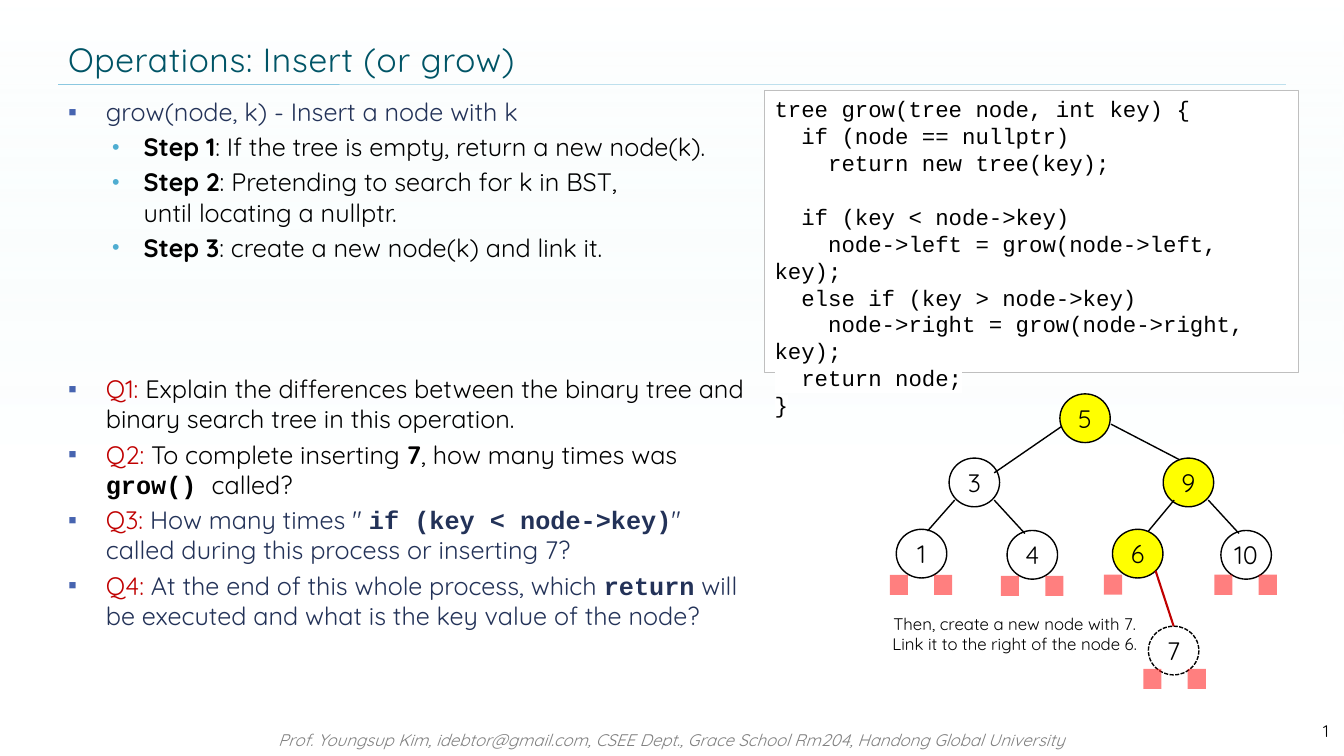
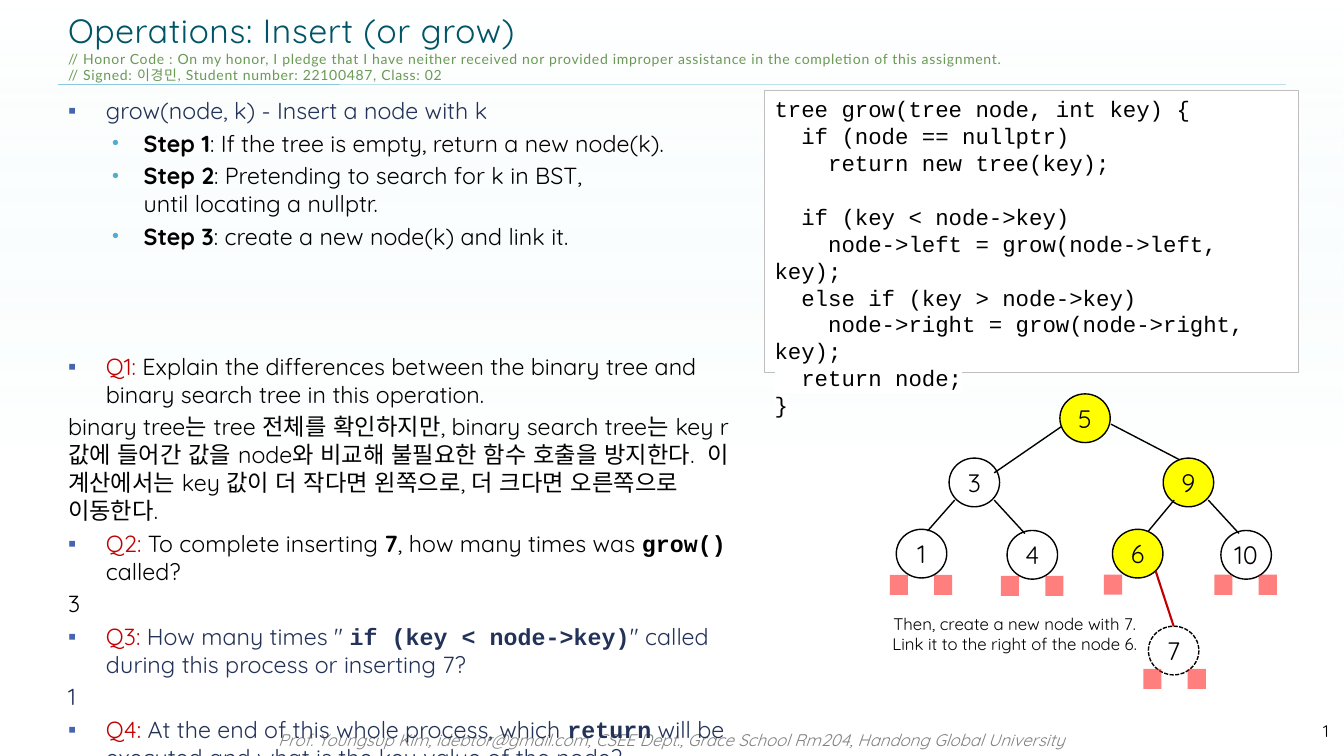
Before and after one commit to ChilsungCider/nowic, a slide deck: slide 1 of ppts/05-5 BST IntroductionQuiz11.pptx. Drawn at 1344x756 pixels with LibreOffice and Linux fonts; fonts in the diff are those of the drawing; background and template pictures are left out. Boxes give left, top, right and bottom in pixels: in the first picture for what was removed or moved away, otherwise in the second. Text is boxed around its words. In the diff, an @@ line names an element or a change of style, - is before the commit and + after.

```diff
--- a/ppts/05-5 BST IntroductionQuiz11.pptx
+++ b/ppts/05-5 BST IntroductionQuiz11.pptx
@@ title at (x1=68, y1=19, x2=1001, y2=85): text changed; size 24 to 10 pt; font Quicksand to Lato; text colour gradient #005466 to #005061 to #003E4B to #6A9955 @@
-Operations: Insert (or grow)
+Operations: Insert (or grow)
+// Honor Code : On my honor, I pledge that I have neither received nor provided improper assistance in the completion of this assignment.
+// Signed: 이경민, Student number: 22100487, Class: 02
@@ text at (x1=68, y1=102, x2=728, y2=745): paragraph added @@
+new tree(key), 7
@@ text at (x1=106, y1=102, x2=726, y2=745): size 18 to 16.6 pt in "grow(node, k) - Insert a node with ...", "Step 1: If the tree is empty, ...", "Step 2: Pretending to search for k ...", "Step 3: create a new node(k) and ..." and 4 more places @@
@@ text at (x1=68, y1=415, x2=728, y2=521): paragraph added @@
+binary tree는 tree 전체를 확인하지만, binary search tree는 key r값에 들어간 값을 node와 비교해 불필요한 함수 호출을 방지한다. 이 계산에서는 key 값이 더 작다면 왼쪽으로, 더 크다면 오른쪽으로 이동한다.
@@ text at (x1=68, y1=595, x2=80, y2=613): paragraph added @@
+3
@@ text at (x1=68, y1=689, x2=76, y2=705): paragraph added @@
+1
```
Also in this commit, not shown: 2 other files.
